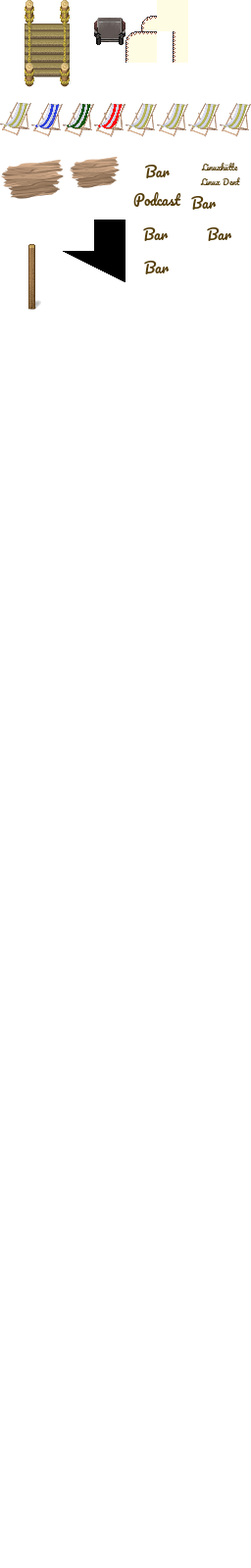
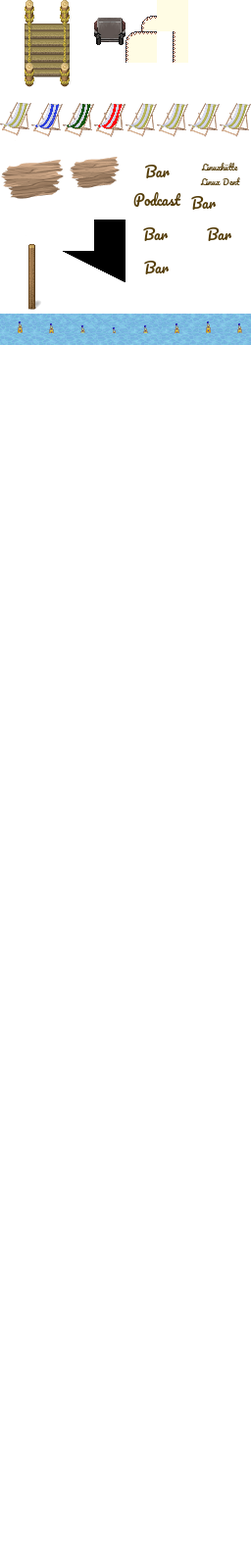
Two versions of the same layered image (251x1568). Layer-by-layer changes:
added layer "Eingefügte Ebene #1" above "Eingefügte Ebene" over (17, 321, 243, 334)
added layer "Eingefügte Ebene" (80%) above "Customs_Wip.png" over (0, 313, 251, 345)
